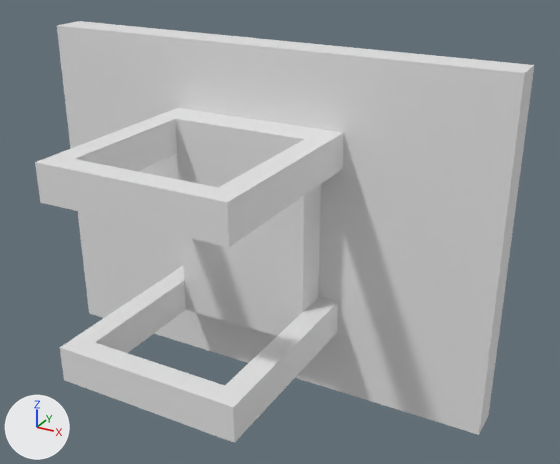
Two versions of the OBJ model signs_lib/models/signs_lib_standard_wall_sign_facedir_onpole.obj, one commit apart.
Camera for both pictures: a 50 mm lens placed at (0.661, -1.931, 0.546), pointed at (0.091, -0.893, 0.027). The axes (+X, +Y, +Z) are drawn at lower left. The lights are the same throughout. Where no turn or scale is listed for an object, it has been applied to the vertices. Vertices at the same position are counted once.

The first picture shows 'sign_on_pole.001_Cube.002'.
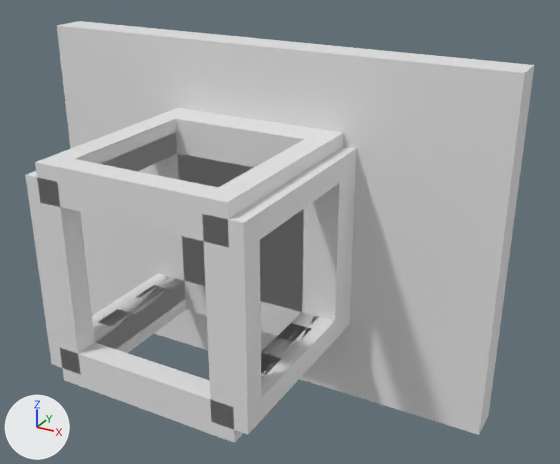
Boxes [x1, y1, x2, y2] around the edits, measured in the pictures (560 x 464 px):
'sign_on_pole.001_Cube.002', reshaped
    before: [35, 21, 534, 443]
    after: [25, 21, 534, 443]
part 1 of me_sign_on_pole_001_cube_002, added
    after: [25, 132, 356, 435]

Edits to the bpy script that builds the scene:
```text
Change me_sign_on_pole_001_cube_002:
    used by ob_sign_on_pole_001_cube_002; location = (0.0, 0.0, 0.0)
    remove me_sign_on_pole_001_cube_002.from_pydata(...)  # 52 vertices, 39 faces; spans x -0.438..0.438, y -1.164..-0.75, z -0.312..0.313
    add me_sign_on_pole_001_cube_002.from_pydata(...)  # 88 vertices, 72 faces; spans x -0.438..0.438, y -1.164..-0.75, z -0.312..0.313
    me_sign_on_pole_001_cube_002 part 1
    8 vertices are added at x -0.188..0.188, y -1.125..-0.812, z -0.125..0.125
    6 new vertices lie (0.0, 0.0, -0.039) away from vertices in x -0.125..0.188, y -1.125..-0.812, z -0.125
    6 new vertices lie (-0.063, 0.0, 0.0) away from vertices in x -0.125, y -1.125..-0.812, z -0.164..0.125
    8 new vertices lie (0.0, 0.0, 0.039) away from vertices in x -0.188..0.188, y -1.125..-0.812, z 0.125
    8 new vertices lie (0.0, -0.039, 0.0) away from vertices in x -0.188..0.188, y -1.125, z -0.164..0.164
    33 new faces join them
```
